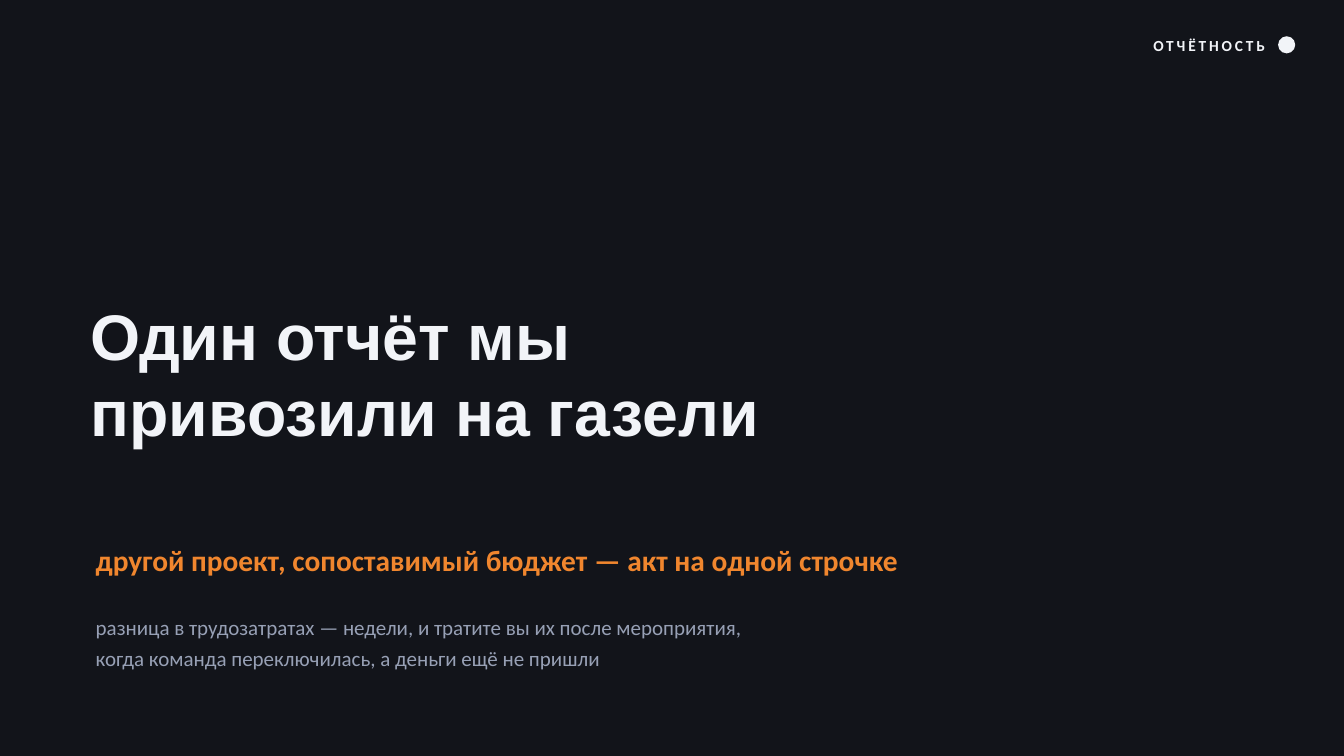
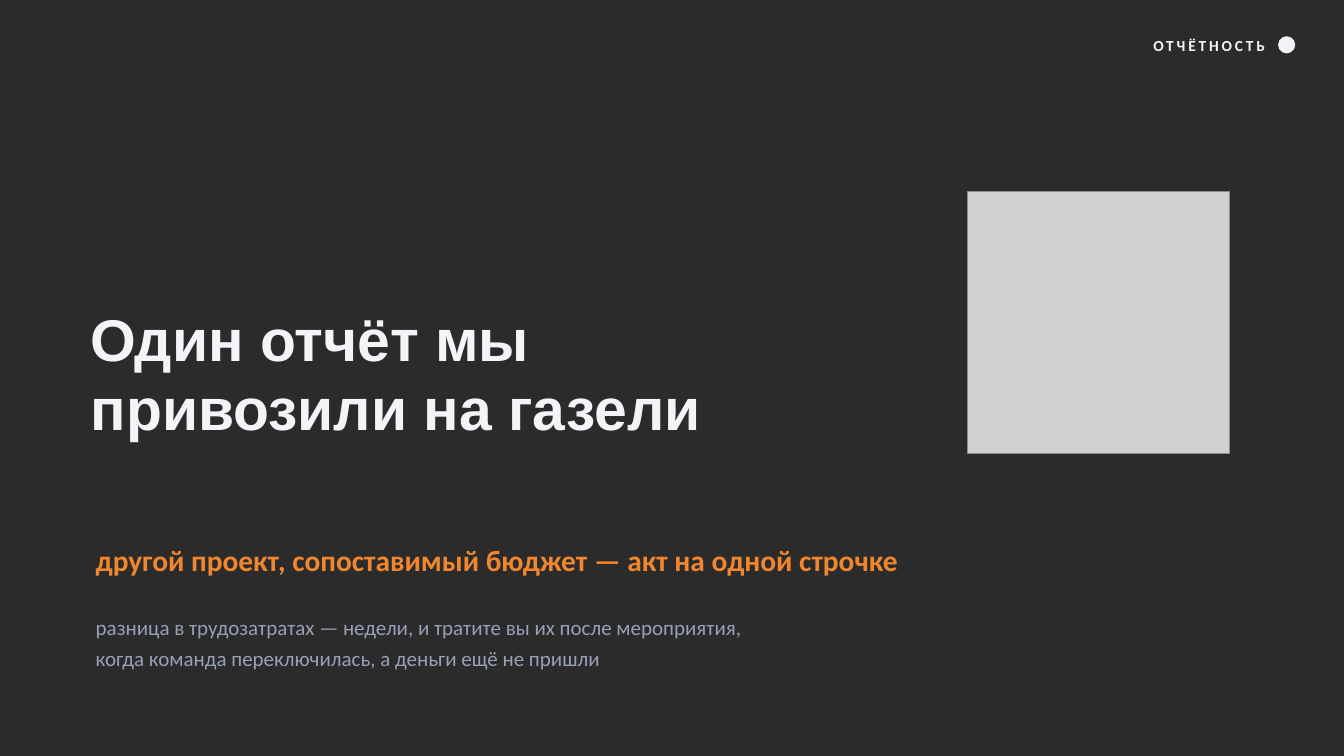
Before and after one commit to t4993408232-collab/analizator-bot, a slide deck: slide 34 of talks/2026-08-06-prodavay-kak-faunder/Как-выигрывать-тендеры.pptx. Drawn at 1344x756 pixels with LibreOffice and Linux fonts; fonts in the diff are those of the drawing; grey boxes stand for pictures; background and template pictures are left out; a plain dark background stands for a picture behind light text. Boxes give left, top, right and bottom in pixels: in the first picture for what was removed or moved away, otherwise in the second. Text is boxed around its words. In the diff, an @@ line names an element or a change of style, - is before the commit and + after.

```diff
--- a/talks/2026-08-06-prodavay-kak-faunder/Как-выигрывать-тендеры.pptx
+++ b/talks/2026-08-06-prodavay-kak-faunder/Как-выигрывать-тендеры.pptx
@@ background #12141A to picture (left out) @@
@@ text "Один отчёт мы" at (91,320,700,441): size 46 to 42 pt; line spacing 54.3pt to 49.6pt @@
@@ picture added at (968,192,1230,454) @@
```
Also in this commit, not shown: 39 other slides changed, 24 other files.
